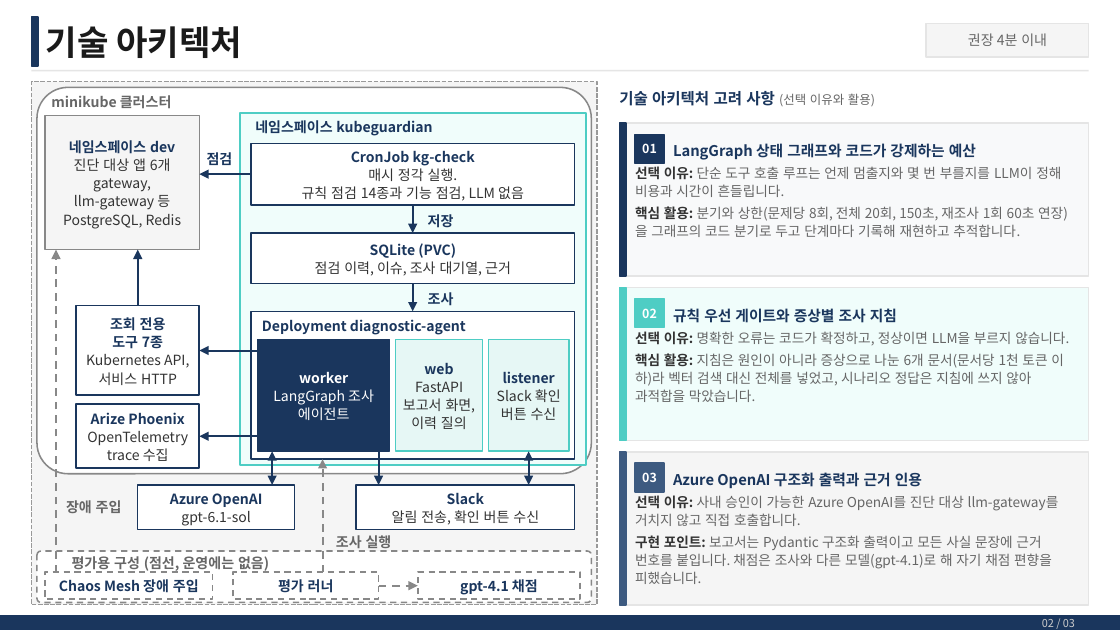
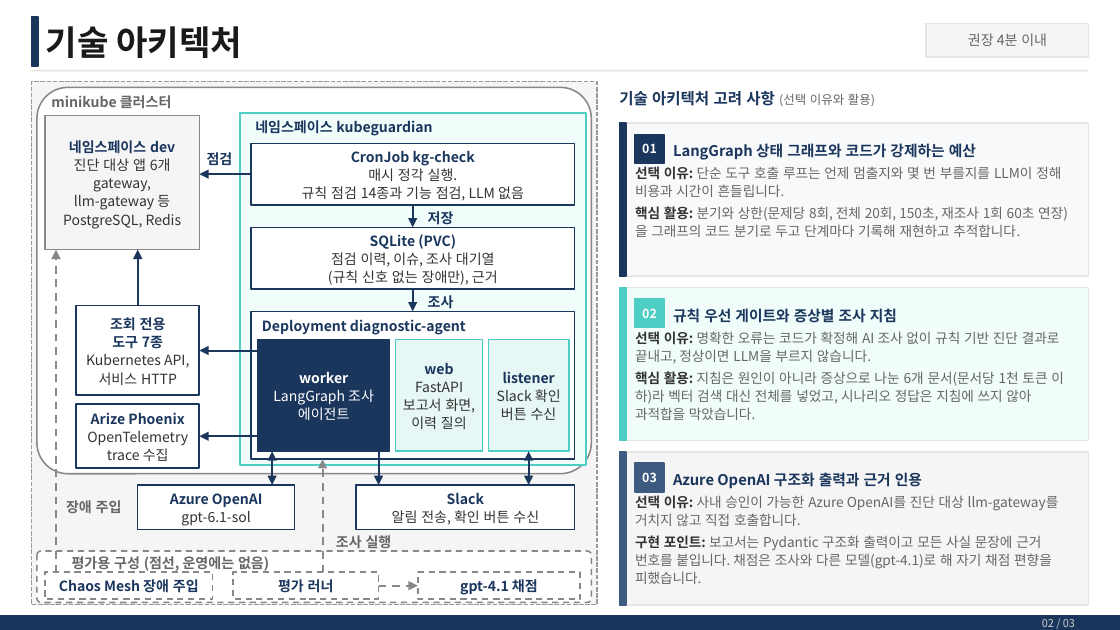
Before and after one commit to skax-jihyeryu/KubeGuardian, a slide deck: slide 3 of docs/산출물/AI_Master_Project_최종발표_멘티명_사번.pptx. Drawn at 1120x630 pixels with LibreOffice and Linux fonts; fonts in the diff are those of the drawing. Boxes give left, top, right and bottom in pixels: in the first picture for what was removed or moved away, otherwise in the second. Text is boxed around its words. In the diff, an @@ line names an element or a change of style, - is before the commit and + after.

```diff
--- a/docs/산출물/AI_Master_Project_최종발표_멘티명_사번.pptx
+++ b/docs/산출물/AI_Master_Project_최종발표_멘티명_사번.pptx
@@ arrow moved from (413, 205) - (413, 233) to (413, 205) - (413, 227) @@
@@ rectangle "SQLite (PVC)": place and size @@
-rectangle "SQLite (PVC)" at [251, 233, 575, 283]
+rectangle "SQLite (PVC)" at [251, 227, 575, 289]
@@ text in rectangle at [328, 252, 498, 285]: text changed @@
-점검 이력, 이슈, 조사 대기열, 근거
+점검 이력, 이슈, 조사 대기열
+(규칙 신호 없는 장애만), 근거
@@ arrow moved from (413, 283) - (413, 311) to (413, 289) - (413, 311) @@
@@ text at [635, 331, 1060, 364]: text changed @@
-선택 이유: 명확한 오류는 코드가 확정하고, 정상이면 LLM을 부르지 않습니다.
+선택 이유: 명확한 오류는 코드가 확정해 AI 조사 없이 규칙 기반 진단 결과로 끝내고, 정상이면 LLM을 부르지 않습니다.
```
Also in this commit, not shown: 1 other slide changed.
